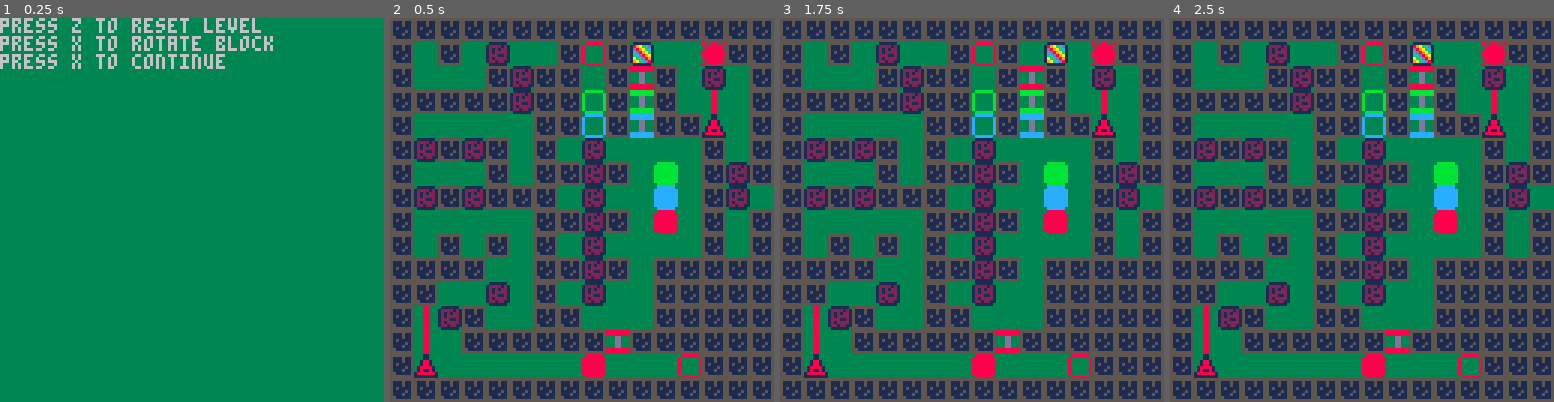
Above: before the commit, frames 1-4 (left to right).
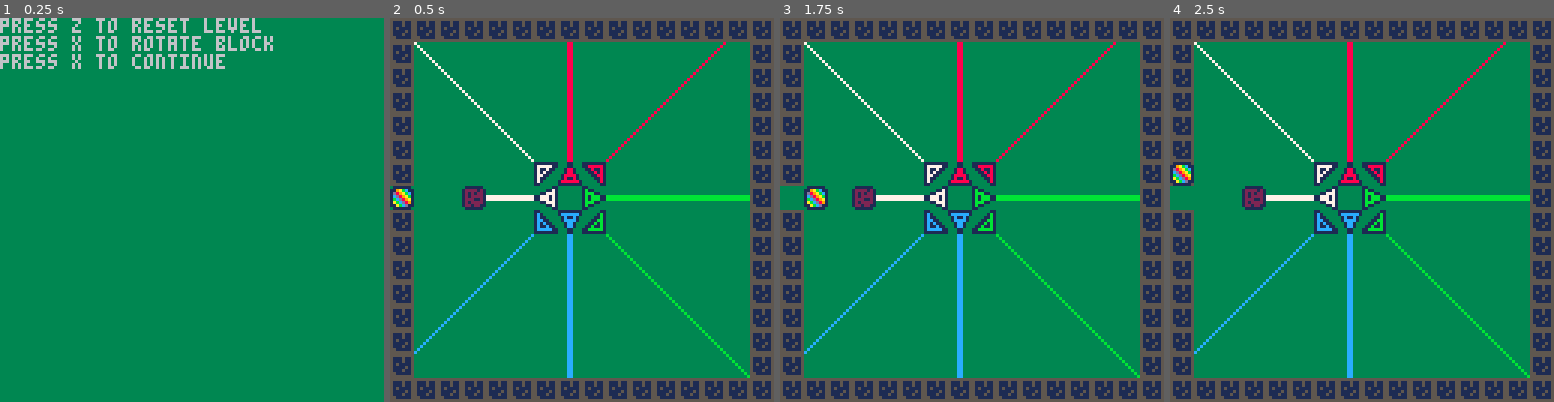
Above: after the commit, the same moments.

Repository: kohlsne/pico8_rgb_puzzle
Game: PICO-8 cartridge rgblaser.p8
Two runs of this game, one before a commit and one after it. Both use one fixed random seed, a clock stepped at 60 frames per second and the inputs below.
Inputs:
- Up to frame 1 (0.25 s): no input
- Up to frame 2 (0.5 s): tap X (X key) at 0.33 s
- Up to frame 3 (1.75 s): tap O (Z key) at 0.7, 1.7 s; tap X (X key) at 1.07 s; hold Right from 1.6 s (still down)
- Up to frame 4 (2.5 s): tap X (X key) at 1.85 s; release Right at 2.1 s; tap O (Z key) at 2.1 s; hold Up 2.15-2.42 s; hold Right from 2.47 s (still down)

Frame 1 is identical in both runs. In frame 2, 44% of the frame differs, in the area x 0-100%, y 6-94%; in frame 3, 44%; in frame 4, 44%.

Commit message:
lasers no reflection

Diff:
--- a/animationcurves.lua
+++ b/animationcurves.lua
@@ -81,7 +81,7 @@
   end)
 end
 
-function findlaserend(x,y,d)
+function findlaserend(x,y,d,c)
   local dx = 0
   local dy = 0
   if d == "u" then
@@ -91,6 +91,8 @@
   elseif d == "ur" then
     dx = 1
     dy = -1
+    x=x+8
+    y=y-1
   elseif d == "r" then
     dx = 1
     x=x+8
@@ -98,6 +100,8 @@
   elseif d == "dr" then
     dx = 1
     dy = 1
+    x=x+8
+    y=y+8
   elseif d == "d" then
     dy = 1
     x=x+3
@@ -105,6 +109,8 @@
   elseif d == "dl" then
     dx = -1
     dy = 1
+    x=x-1
+    y=y+8
   elseif d == "l" then
     dx = -1
     x=x-1
@@ -112,6 +118,8 @@
   elseif d == "ul" then
     dx = -1
     dy = -1
+    x=x-1
+    y=y-1
   end
 
   local xx = x
@@ -127,25 +135,30 @@
   end
   xx = xx - dx
   yy = yy - dy
-
+  if colorpixel == gray then
+  end
   return x,y,xx,yy
 end
 
 function laserdraw(obj)
-  local x,y,xx,yy = findlaserend(obj.x,obj.y,obj.d)
+  local x,y,xx,yy = findlaserend(obj.x,obj.y,obj.d,obj.color)
   if (x == 0 and y == 0 and xx == 0 and yy == 0) then
     return
   end
   line(x,y,xx,yy,obj.color)
   -- draw two lines if needed
   if (x == xx) then
-    x,y,xx,yy = findlaserend(obj.x+1,obj.y,obj.d)
+    x,y,xx,yy = findlaserend(obj.x+1,obj.y,obj.d,obj.color)
     line(x,y,xx,yy,obj.color)
   end
   if (y == yy) then
-    x,y,xx,yy = findlaserend(obj.x,obj.y+1,obj.d)
+    x,y,xx,yy = findlaserend(obj.x,obj.y+1,obj.d,obj.color)
     line(x,y,xx,yy,obj.color)
   end
+end
+
+function mirrordraw(obj)
+
 end
 
 function lerp(a,b,t)
--- a/levelinit.lua
+++ b/levelinit.lua
@@ -36,24 +36,28 @@
   ms[makekey(13*8, 4*8)] = { n=n_laser,          x=13*8,  y=4*8,   moving=false , color=red, d="u", active = true}
   ms[makekey(13*8, 1*8)] = { n=n_crystal,        x=13*8,  y=1*8,   moving=false , color=red}
   ms[makekey(13*8, 2*8)] = { n=n_neturalblock,   x=13*8,  y=2*8,   moving=false }
-  ms[makekey(1*8, 14*8)] = { n=n_laser,          x=1*8,   y=14*8,   moving=false , color=red, d="u", active = true}
   plr = ms[makekey(startx, starty)]
 end
 
 function level2init()
-    level="2"
-    mapxoffset = mapxoffset + 16
-    mapyoffset = 0
-    ms = nil
-    ms = {}
-    plr = nil
-    local startx = 0*8
-    local starty = 7*8
-    ms[makekey(startx, starty)] = { n=n_plr, x=startx, y=starty, moving=false }
-    ms[makekey(3*8, starty)] = { n=n_neturalblock, x=3*8, y=starty, moving=false }
-    ms[makekey(7*8, 7*8)] = { n=n_laser, x=7*8, y=7*8, moving=false, color=red, d="u", active = true}
-    ms[makekey(7*8, 8*8)] = { n=n_laser, x=7*8, y=8*8, moving=false, color=green, d="d", active = true}
-    ms[makekey(6*8, 7*8)] = { n=n_laser, x=6*8, y=7*8, moving=false, color=blue, d="l", active = true}
-    ms[makekey(8*8, 7*8)] = { n=n_laser, x=8*8, y=7*8, moving=false, color=white, d="r", active = true}
-    plr = ms[makekey(startx, starty)]
+  level="2"
+  mapxoffset = mapxoffset + 16
+  mapyoffset = 0
+  ms = nil
+  ms = {}
+  plr = nil
+  local startx = 0*8
+  local starty = 7*8
+  ms[makekey(startx, starty)] = { n=n_plr, x=startx, y=starty, moving=false }
+  ms[makekey(3*8, starty)] = { n=n_neturalblock, x=3*8, y=starty, moving=false }
+  ms[makekey(7*8, 6*8)] = { n=n_laser, x=7*8, y=6*8, moving=false, color=red, d="u", active = true}
+  ms[makekey(8*8, 6*8)] = { n=n_laser, x=8*8, y=6*8, moving=false, color=red, d="ur", active = true}
+  ms[makekey(8*8, 7*8)] = { n=n_laser, x=8*8, y=7*8, moving=false, color=green, d="r", active = true}
+  ms[makekey(8*8, 8*8)] = { n=n_laser, x=8*8, y=8*8, moving=false, color=green, d="dr", active = true}
+  ms[makekey(7*8, 8*8)] = { n=n_laser, x=7*8, y=8*8, moving=false, color=blue, d="d", active = true}
+  ms[makekey(6*8, 8*8)] = { n=n_laser, x=6*8, y=8*8, moving=false, color=blue, d="dl", active = true}
+  ms[makekey(6*8, 7*8)] = { n=n_laser, x=6*8, y=7*8, moving=false, color=white, d="l", active = true}
+  ms[makekey(6*8, 6*8)] = { n=n_laser, x=6*8, y=6*8, moving=false, color=white, d="ul", active = true}
+  --ms[makekey(5*8, 7*8)] = { n=n_45mirror, x=5*8, y=7*8, moving=false, d="ul"}
+  plr = ms[makekey(startx, starty)]
 end
--- a/levellogic.lua
+++ b/levellogic.lua
@@ -1,7 +1,12 @@
-function menulogic()
-    if (btn(5)) then
-      level1init()
+
+function resetlogic()
+  if (btn(5)) then
+    if level == "menu" or level == "1" then
+      level2init()
+    elseif level == "2" then
+      level2init()
     end
+  end
 end
 
 function level1logic()
--- a/main.lua
+++ b/main.lua
@@ -16,6 +16,7 @@
   n_gate=14
   n_crystal=18
   n_laser=19
+  n_45mirror=21
 
   routines={}
   ms={} --interactive/movable sprites
@@ -32,12 +33,12 @@
     elseif (btnp(2)) then blockmove(plr,"y",-8) --up
     elseif (btnp(3)) then blockmove(plr,"y",8) --down
     elseif (btnp(4)) then blockmove(plr,"x",-8) --z
-    --elseif (btnp(5)) then gateopen(ms[makekey(9*8, 13*8)], 20, {15,16,17}) --x
+    elseif (btnp(5)) then resetlogic()--x
     end
 
-  if (level=="menu") then
-    menulogic()
-  elseif (level=="1") then
+  --if (level=="menu") then
+   -- menulogic()
+  if (level=="1") then
     level1logic()
   elseif (level=="2") then
     level2logic()
@@ -80,22 +81,25 @@
       else
         if value.d == "u" then
           spr(value.n,value.x,value.y,1,1,false,false)
-        elseif value.d == "up" then
         elseif value.d == "ur" then
+          spr(value.n+1,value.x,value.y,1,1,false,false)
         elseif value.d == "r" then
-          spr(value.n+1,value.x,value.y,1,1,false,false)
+          spr(value.n+2,value.x,value.y,1,1,false,false)
         elseif value.d == "dr" then
+          spr(value.n+1,value.x,value.y,1,1,false,true)
         elseif value.d == "d" then
-          spr(value.n,value.x,value.y,1,1,false,true)
+          spr(value.n,value.x,value.y,1,1,true,true)
         elseif value.d == "dl" then
+          spr(value.n+1,value.x,value.y,1,1,true,true)
         elseif value.d == "l" then
+          spr(value.n+2,value.x,value.y,1,1,true,false)
+        elseif value.d == "ul" then
           spr(value.n+1,value.x,value.y,1,1,true,false)
-        elseif value.d == "ul" then
         end
       end
       pal()
     end
-    if value.n == n_laser and value.active == true then
+    if value.n == n_laser or value.n == n_laser+1 or value.n == n_laser+2 and value.active == true then
       add(lasers,value)
     end
   end
--- a/rgblaser.p8
+++ b/rgblaser.p8
@@ -6,22 +6,22 @@
 #include levellogic.lua
 #include levelinit.lua
 __gfx__
-00000000311111130000000000000077000000000000700055555555077777700000000000000000088888800bbbbbb00cccccc0011111107777777777700777
-00000000189abcd1011111100000077700000000000770005111511577777777000000000000000080000008b000000bc000000c122221217777777777700777
+00000000011111100000000000000077000000000000700055555555077777700000000000000000088888800bbbbbb00cccccc0011111107777777777700777
+00000000119abc11011111100000077700000000000770005111511577777777000000000000000080000008b000000bc000000c122221217777777777700777
 007007001d89abc1012222100000777000000000000700005111511577777777000000000000000080000008b000000bc000000c12121221000dd00000d00d00
 000770001cd89ab1012332100007770077777777007700005151111577777777000000000000000080000008b000000bc000000c12122221000dd00000d00d00
 000770001bcd89a1012332100077700077777777007000005111151577777777000000000000000080000008b000000bc000000c12221121000dd00000d00d00
 007007001abcd891012222100777000000000000077000005111511577777777000000000000000080000008b000000bc000000c12122221000dd00000d00d00
-0000000019abcd81011111107770000000000000070000005511111577777777000000000000000080000008b000000bc000000c122122117777777777700777
-00000000311111130000000077000000000000007700000055555555077777700000000000000000088888800bbbbbb00cccccc0011111107777777777700777
-7700007770000007755775570001100011000000389abcd3389abcd3389abcd3389abcd300000000000000000000000000000000000000000000000000000000
-7700007770000007577777750001100017110000888bc779877bc77989abcd8989abcd8900000000000000000000000000000000000000000000000000000000
-0d0000d0d000000d577777750017710017771100888cd77a977cd77a9abcd89a9abcd89a00000000000000000000000000000000000000000000000000000000
-0d0000d0d000000d77777777001771001717771188cd89ababcd89ababcd89ababcd89ab00000000000000000000000000000000000000000000000000000000
-0d0000d0d000000d777777770177771017177711b8d77abcbc777abcbcd89abcbcd89abc00000000000000000000000000000000000000000000000000000000
-0d0000d0d000000d577777750171171017771100cd79a7cdcd89a77dcd89abcdcd89abcd00000000000000000000000000000000000000000000000000000000
-7700007770000007577777751777777117110000d79abc78d8777cd8d89abcd8d89abcd800000000000000000000000000000000000000000000000000000000
-770000777000000775577557111111111100000039abcd8339abcd8339abcd8339abcd8300000000000000000000000000000000000000000000000000000000
+0000000011abcd11011111107770000000000000070000005511111577777777000000000000000080000008b000000bc000000c122122117777777777700777
+00000000011111100000000077000000000000007700000055555555077777700000000000000000088888800bbbbbb00cccccc0011111107777777777700777
+77000077700000077557755700011000111111111100000000000000111001110111111001111110000000000000000000000000000000000000000000000000
+77000077700000075777777500011000117777711711000000000000110000611000000110077001000000000000000000000000000000000000000000000000
+0d0000d0d000000d5777777500177100011711711777110000000000100006011000000110077001000000000000000000000000000000000000000000000000
+0d0000d0d000000d7777777700177100001171711717771100000000000060001777777110077001000000000000000000000000000000000000000000000000
+0d0000d0d000000d7777777701777710000117711717771100000000000600001777777110077001000000000000000000000000000000000000000000000000
+0d0000d0d000000d5777777501711710000011711777110000000000106000011000000110077001000000000000000000000000000000000000000000000000
+77000077700000075777777517777771000001711711000000000000160000111000000110077001000000000000000000000000000000000000000000000000
+77000077700000077557755711111111000000111100000000000000111001110111111001111110000000000000000000000000000000000000000000000000
 __gff__
 0200000000000100000002020200010101010100000000000000000000000000000000000000000000000000000000000000000000000000000000000000000000000000000000000000000000000000000000000000000000000000000000000000000000000000000000000000000000000000000000000000000000000000
 0000000000000000000000000000000000000000000000000000000000000000000000000000000000000000000000000000000000000000000000000000000000000000000000000000000000000000000000000000000000000000000000000000000000000000000000000000000000000000000000000000000000000000
